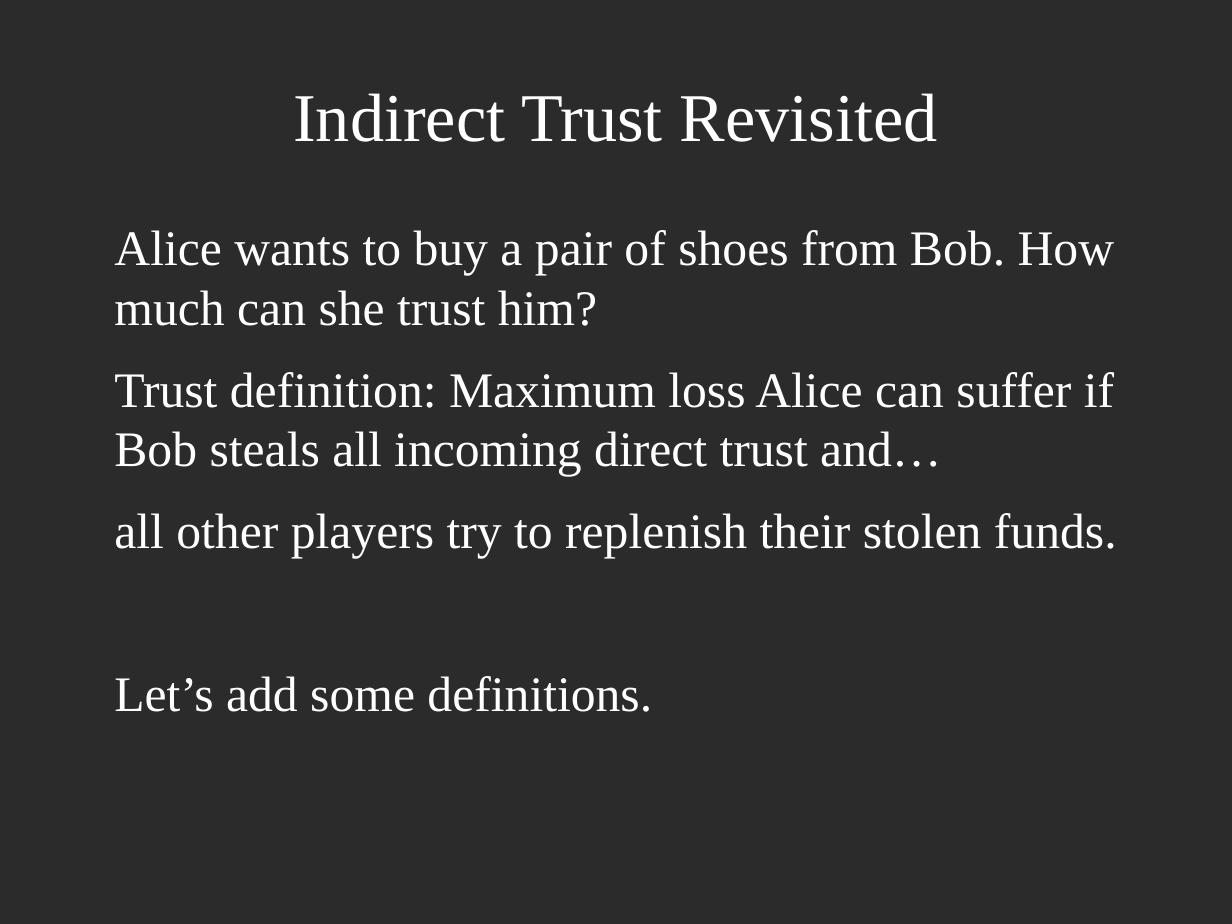
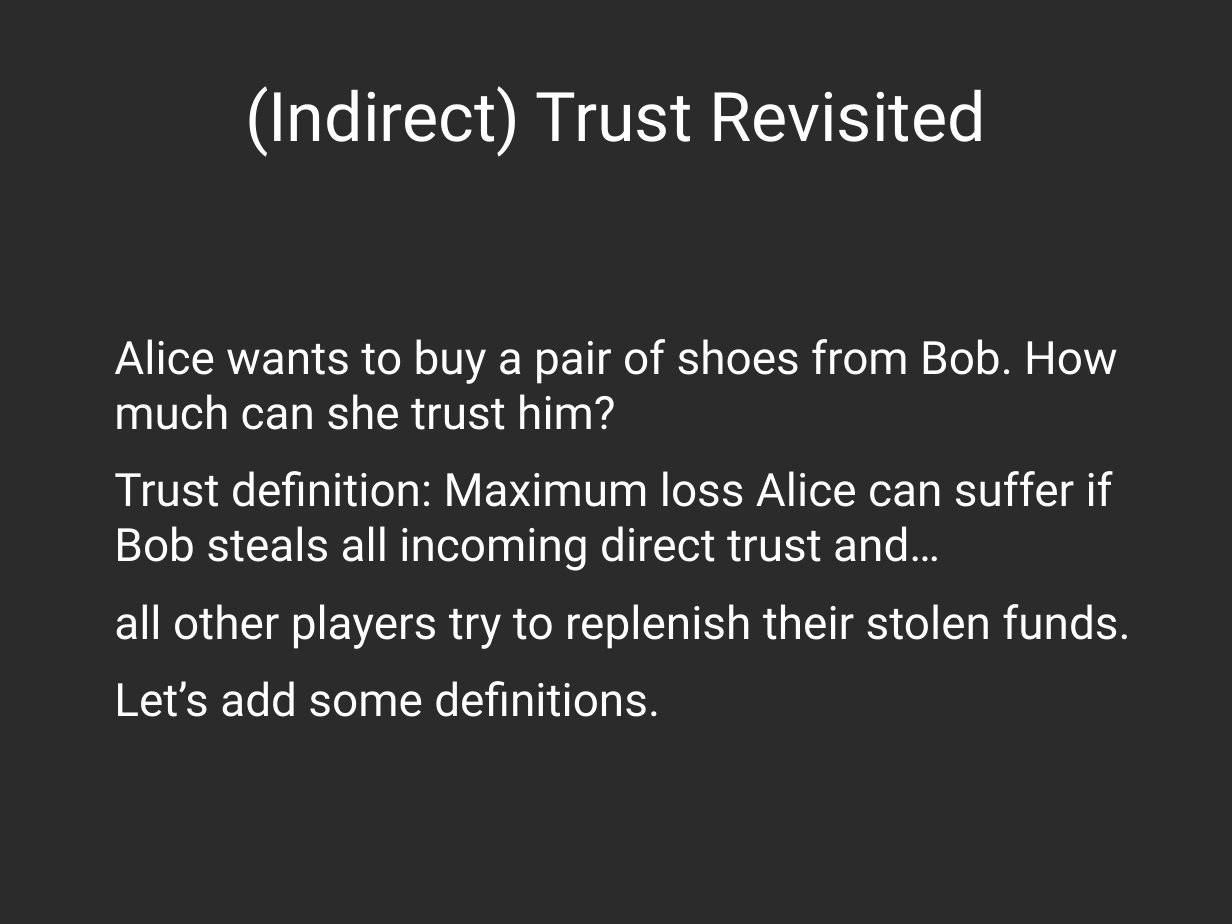
Before and after one commit to decrypto-org/TrustIsRisk, a slide deck: slide 13 of presentations/AtheCrypt10-1-2017/AtheCrypt10-1-2017.odp (slide 12 before the commit). Drawn at 1232x924 pixels with LibreOffice and Linux fonts; fonts in the diff are those of the drawing; background and template pictures are left out; a plain dark background stands for a picture behind light text. Boxes give left, top, right and bottom in pixels: in the first picture for what was removed or moved away, otherwise in the second. Text is boxed around its words. In the diff, an @@ line names an element or a change of style, - is before the commit and + after.

Commit message:
complete until slide 13

```diff
--- a/presentations/AtheCrypt10-1-2017/AtheCrypt10-1-2017.odp
+++ b/presentations/AtheCrypt10-1-2017/AtheCrypt10-1-2017.odp
@@ title at (245,86,985,157): text changed; font Times New Roman to Roboto @@
-Indirect Trust Revisited
+(Indirect) Trust Revisited
@@ text "Alice wants to buy a ...": place and size @@
-text "Alice wants to buy a ..." at (114,230,1117,712)
+text "Alice wants to buy a ..." at (114,339,1130,717)
@@ text "Alice wants to buy a ..." at (114,339,1130,717): size 32 to 29.6 pt, font Times New Roman to Roboto @@
```
Also in this commit, not shown: 8 other slides changed, 1 slide added.
